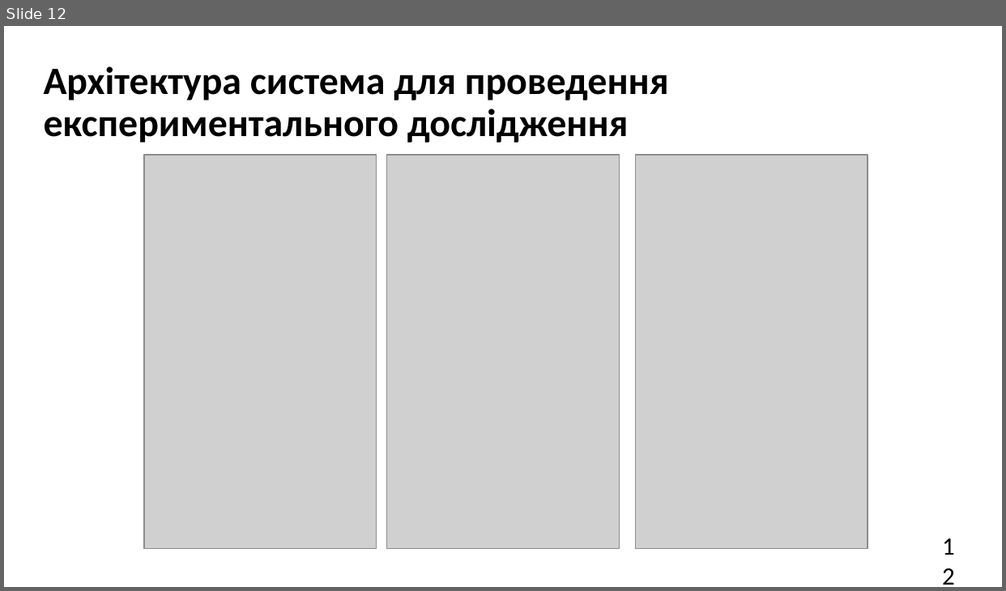
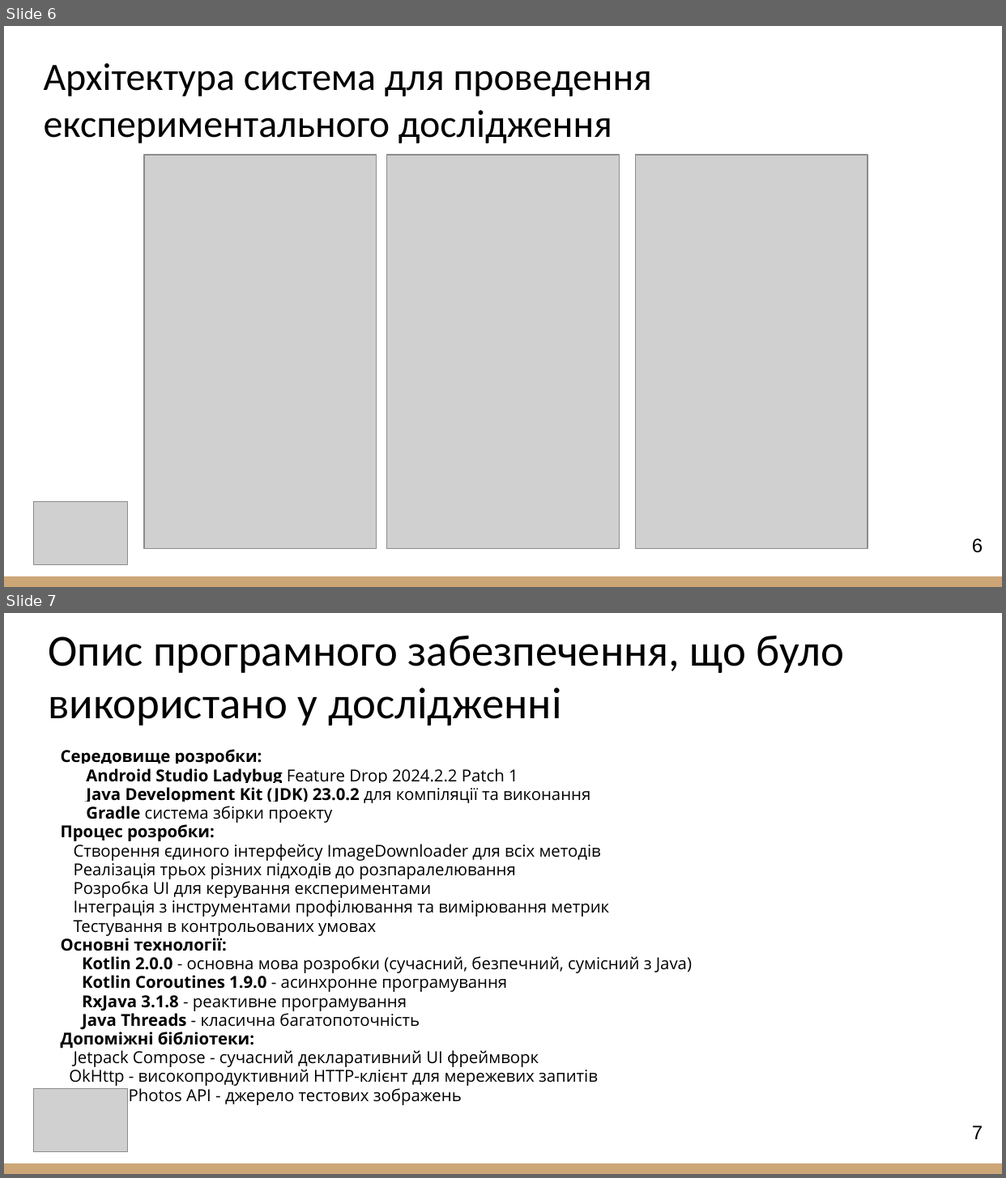
Before and after one commit to polina1836/android-image-processing-test, a slide deck: 2025_М_ПІ_ІПЗ- 23-4_Носова_П_В.pptx. Shown one above the other, each under a label of ours: slide 12 before the commit, slides 6 and 7 after it. The pictures are 1006x591 and 1006x1178 pixels, drawn with LibreOffice and Linux fonts; fonts in the diff are those of the drawing; grey boxes stand for pictures. Boxes give left, top, right and bottom in pixels: in the first picture for what was removed or moved away, otherwise in the second. Text is boxed around its words. In the diff, an @@ line names an element or a change of style, - is before the commit and + after.

```diff
--- a/2025_М_ПІ_ІПЗ- 23-4_Носова_П_В.pptx
+++ b/2025_М_ПІ_ІПЗ- 23-4_Носова_П_В.pptx
@@ slide 7 added at [4, 613, 1002, 1174], background #FFFFFF; not listed: 1 template element that a slide beside it also shows @@
@@ title added at [48, 635, 845, 726], 32 pt, text #000000 @@
+Опис програмного забезпечення, що було використано у дослідженні
@@ text added at [61, 749, 692, 1105], 11.9 pt, text #000000 @@
+Середовище розробки:
+Android Studio Ladybug Feature Drop 2024.2.2 Patch 1
+Java Development Kit (JDK) 23.0.2 для компіляції та виконання
+Gradle система збірки проекту
+Процес розробки:
+Створення єдиного інтерфейсу ImageDownloader для всіх методів
+Реалізація трьох різних підходів до розпаралелювання
+Розробка UI для керування експериментами
+Інтеграція з інструментами профілювання та вимірювання метрик
+Тестування в контрольованих умовах
+Основні технології:
+Kotlin 2.0.0 - основна мова розробки (сучасний, безпечний, сумісний з Java)
+Kotlin Coroutines 1.9.0 - асинхронне програмування
+RxJava 3.1.8 - реактивне програмування
+Java Threads - класична багатопоточність
+Допоміжні бібліотеки:
+Jetpack Compose - сучасний декларативний UI фреймворк
+OkHttp - високопродуктивний HTTP-клієнт для мережевих запитів
+Picsum Photos API - джерело тестових зображень
@@ picture added at [33, 1089, 127, 1153] @@
@@ page number added at [972, 1126, 982, 1139], 14 pt, text #000000 @@
+7
@@ what was slide 12 is now slide 6 @@
@@ slide 6 changed as well @@
@@ title "Архітектура система для проведення експериментального ..." at [44, 63, 652, 143]: bold off; line spacing 0.9 to 1 @@
@@ picture added at [33, 502, 127, 566] @@
@@ page number at [972, 539, 982, 553]: text changed; size 18 to 14 pt; font Calibri to Arial @@
-12
+6
@@ rectangle added at [4, 577, 1002, 587], fill #CCA677 @@
```
Also in this commit, not shown: 7 other slides changed, 3 other slides added, 12 slides removed, 1 other file.
